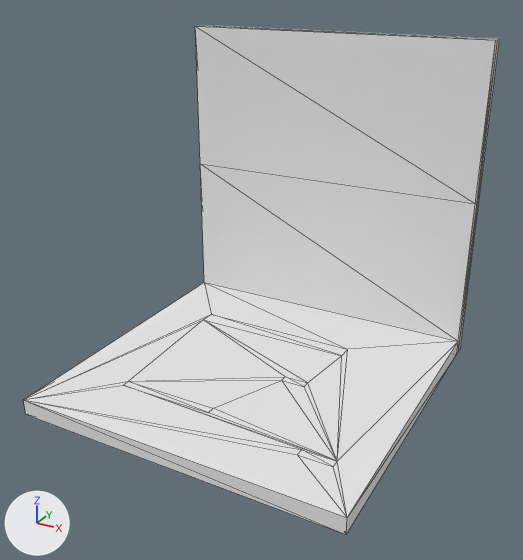
Before and after pictures for a commit that changed the OBJ model floors/models/basic-floor.obj.
The view is the same before and after, from a 50 mm camera at (3.8, -6.89, 4.8) aimed at (0.13, -0.2, 1.46). Lighting does not change. The marker at lower left points along +X, +Y and +Z. The picture after the commit comes second. Mesh edges are drawn as thin lines. Where no turn or scale is listed for an object, it has been applied to the vertices. Vertices at exactly the same position are counted once.

Names of what the first picture shows: 'Untitled'.
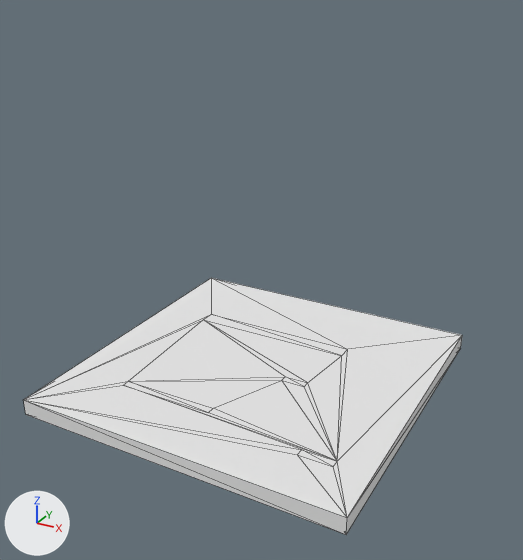
Where the change shows, as pixel boxes (x1, y1, x2, y2) in the pictures (523 x 560 px):
'Untitled', reshaped (8% narrower, 50% shorter)
    before: (24, 25, 499, 535)
    after: (24, 278, 462, 535)
part 1 of me_untitled, cut back
    before: (195, 25, 499, 433)
    after: (201, 278, 462, 433)

Patch to the scene script:
```diff
--- a/floors/models/basic-floor.obj.py
+++ b/floors/models/basic-floor.obj.py
@@ me_untitled @@
 # used by ob_untitled; location = (0.0, 0.0, 0.0)
-me_untitled.from_pydata(...)  # 54 vertices, 104 faces; spans x -2.0..2.0, y -2.0..2.0, z 0.0..4.0
+me_untitled.from_pydata(...)  # 40 vertices, 76 faces; spans x -2.0..2.0, y -2.0..2.0, z 0.0..0.2
+# me_untitled part 1
+# 16 vertices are removed from x -2.0..2.0, y 1.8..2.0, z 0.0..4.0
+# 44 faces are deleted
+# 2 vertices are added at (-2.0, 2.0, 0.2), (2.0, 2.0, 0.2)
+# 16 new faces join them
 me_untitled.materials.append(mat_palette)
```
